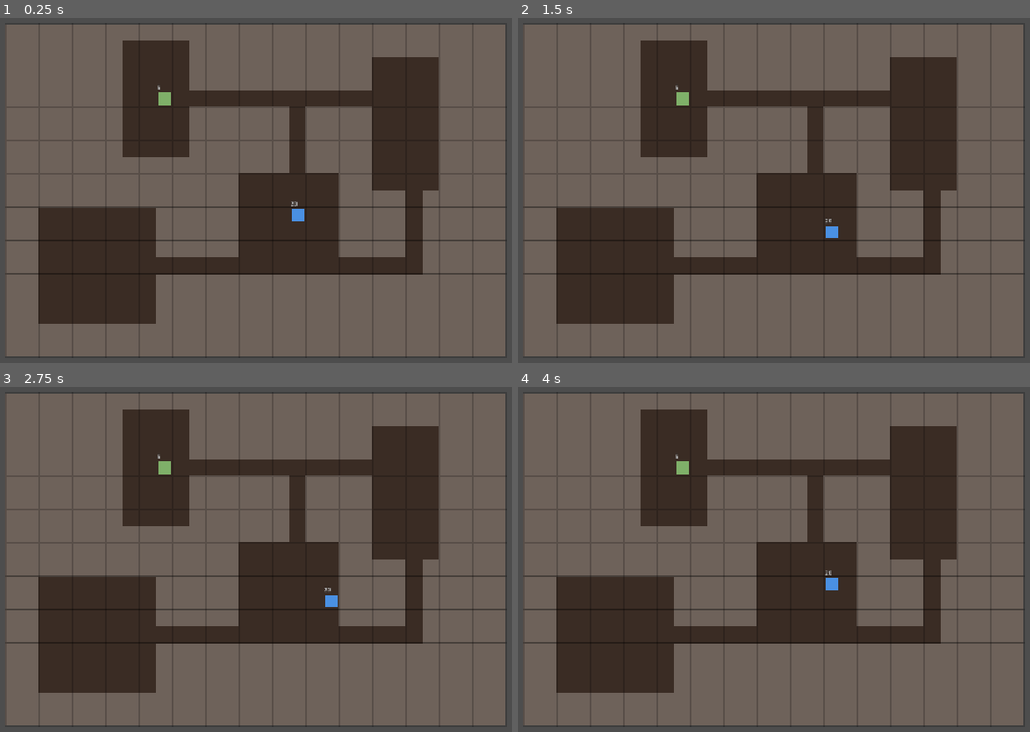
Above: before the commit, frames 1-4 (two rows, left to right).
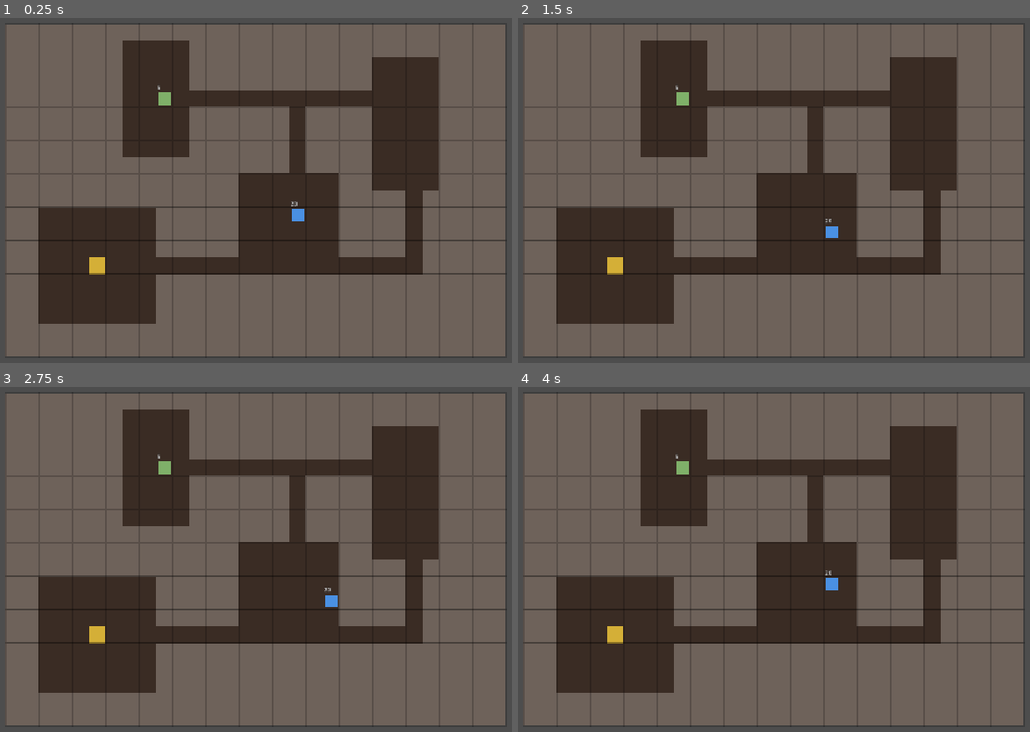
Above: after the commit, the same moments.

Repository: NicolasDeNigris91/Public_Roguelike
Game: Godot game, scene res://scenes/main.tscn
Same seed, same stepped clock (60 frames per second), same inputs: the game is played once before the commit and once after it.
Inputs:
- Up to frame 1 (0.25 s): no input
- Up to frame 2 (1.5 s): tap Enter at 0.5 s; hold Right 0.53-1.28 s; tap Space at 1.25 s; hold Down from 1.28 s (still down)
- Up to frame 3 (2.75 s): tap Enter at 2 s; release Down at 2.03 s; hold Right from 2.03 s (still down)
- Up to frame 4 (4 s): tap Space at 2.75 s; release Right at 2.78 s; hold Up 2.78-3.53 s; tap Enter at 3.5 s; hold Left from 3.53 s (still down)

The runs differ from the first frame. In frame 1, 0.2% of the frame differs, in the area x 17-21%, y 69-75%; in frame 2, 0.2%; in frame 3, 0.2%; in frame 4, 0.2%.

Commit message:
feat: sprint 3b - stairs and floor descent
- grid.gd: CellType.STAIRS (walkable), updated is_walkable
- actor.gd: moved(to_pos) signal emitted on every move_to
- dungeon.gd: stairs rendered gold (#d4af37), placed at last room center, regenerate() method
- main.gd: current_floor counter, _populate_floor scales enemy count + ATK, _descend on stairs step

Enemy count: floor N → min(N, 5) slimes. ATK bonus: +1 per 2 floors.

Diff:
--- a/scripts/actor.gd
+++ b/scripts/actor.gd
@@ -2,6 +2,7 @@
 extends Node2D
 
 signal died
+signal moved(to_pos: Vector2i)
 
 var grid_position: Vector2i
 var hp: int = 10
@@ -16,6 +17,7 @@
 func move_to(new_grid_pos: Vector2i) -> void:
 	grid_position = new_grid_pos
 	_sync_position()
+	moved.emit(new_grid_pos)
 
 func take_damage(amount: int) -> void:
 	hp = maxi(0, hp - amount)
--- a/scripts/dungeon.gd
+++ b/scripts/dungeon.gd
@@ -6,24 +6,37 @@
 
 const FLOOR_COLOR := Color("#3a2c24")
 const WALL_COLOR := Color("#6e625a")
+const STAIRS_COLOR := Color("#d4af37")
 const GRID_LINE_COLOR := Color(0, 0, 0, 0.2)
 
 var grid: Grid
 var rooms: Array[Rect2i] = []
+var stairs_position: Vector2i = Vector2i(-1, -1)
 var rng := RandomNumberGenerator.new()
 
 func _ready() -> void:
 	rng.randomize()
-	grid = Grid.new(WIDTH, HEIGHT)
-	rooms = DungeonGenerator.generate(grid, rng)
-	queue_redraw()
+	_generate_floor()
+
+func regenerate() -> void:
+	_generate_floor()
+
+func room_center(index: int) -> Vector2i:
+	var r := rooms[index]
+	return Vector2i(r.position.x + r.size.x / 2, r.position.y + r.size.y / 2)
 
 func grid_to_world(pos: Vector2i) -> Vector2:
 	return Vector2(pos.x, pos.y) * Grid.TILE_SIZE
 
-func room_center(index: int) -> Vector2i:
-	var r := rooms[index]
-	return Vector2i(r.position.x + r.size.x / 2, r.position.y + r.size.y / 2)
+func _generate_floor() -> void:
+	grid = Grid.new(WIDTH, HEIGHT)
+	rooms = DungeonGenerator.generate(grid, rng)
+	if rooms.size() > 1:
+		stairs_position = room_center(rooms.size() - 1)
+		grid.set_cell(stairs_position, Grid.CellType.STAIRS)
+	else:
+		stairs_position = Vector2i(-1, -1)
+	queue_redraw()
 
 func _draw() -> void:
 	var tile := float(Grid.TILE_SIZE)
@@ -31,7 +44,14 @@
 		for x in range(grid.width):
 			var pos := Vector2i(x, y)
 			var cell := grid.get_cell(pos)
-			var fill: Color = FLOOR_COLOR if cell == Grid.CellType.FLOOR else WALL_COLOR
+			var fill: Color
+			match cell:
+				Grid.CellType.FLOOR:
+					fill = FLOOR_COLOR
+				Grid.CellType.STAIRS:
+					fill = STAIRS_COLOR
+				_:
+					fill = WALL_COLOR
 			var rect := Rect2(x * tile, y * tile, tile, tile)
 			draw_rect(rect, fill)
 			draw_rect(rect, GRID_LINE_COLOR, false, 1.0)
--- a/scripts/grid.gd
+++ b/scripts/grid.gd
@@ -1,7 +1,7 @@
 class_name Grid
 extends RefCounted
 
-enum CellType { FLOOR, WALL }
+enum CellType { FLOOR, WALL, STAIRS }
 
 const TILE_SIZE: int = 32
 
@@ -31,4 +31,5 @@
 		cells[pos.y][pos.x] = cell_type
 
 func is_walkable(pos: Vector2i) -> bool:
-	return get_cell(pos) == CellType.FLOOR
+	var cell := get_cell(pos)
+	return cell == CellType.FLOOR or cell == CellType.STAIRS
--- a/scripts/main.gd
+++ b/scripts/main.gd
@@ -1,30 +1,61 @@
 extends Node2D
+
+const MAX_ENEMIES_PER_FLOOR: int = 5
 
 @onready var dungeon: Dungeon = $World/Dungeon
 @onready var entity_layer: Node2D = $World/EntityLayer
 @onready var player: Player = $World/EntityLayer/Player
 @onready var turn_manager: TurnManager = $TurnManager
 
+var current_floor: int = 1
+
 func _ready() -> void:
 	player.dungeon = dungeon
 	player.turn_manager = turn_manager
 	player.died.connect(_on_player_died)
+	player.moved.connect(_on_player_moved)
 	turn_manager.register_player(player)
 
+	_populate_floor()
+	print("Roguelike booted — Sprint 3b OK | Floor %d, %d rooms" % [current_floor, dungeon.rooms.size()])
+
+func _populate_floor() -> void:
 	if dungeon.rooms.size() >= 1:
 		player.move_to(dungeon.room_center(0))
-	if dungeon.rooms.size() >= 2:
-		_spawn_slime(dungeon.room_center(1))
 
-	print("Roguelike booted — Sprint 3a OK (%d rooms)" % dungeon.rooms.size())
+	var enemy_count := mini(current_floor, MAX_ENEMIES_PER_FLOOR)
+	var atk_bonus := (current_floor - 1) / 2
+	for i in range(enemy_count):
+		var room_index := i + 1
+		if room_index < dungeon.rooms.size():
+			_spawn_slime(dungeon.room_center(room_index), atk_bonus)
 
-func _spawn_slime(at: Vector2i) -> void:
+func _spawn_slime(at: Vector2i, atk_bonus: int = 0) -> void:
 	var slime := Slime.new()
 	entity_layer.add_child(slime)
 	slime.dungeon = dungeon
 	slime.turn_manager = turn_manager
+	slime.atk += atk_bonus
 	slime.move_to(at)
 	turn_manager.register_enemy(slime)
 
+func _descend() -> void:
+	current_floor += 1
+
+	for enemy in turn_manager.enemies.duplicate():
+		if is_instance_valid(enemy):
+			enemy.queue_free()
+	turn_manager.enemies.clear()
+
+	dungeon.regenerate()
+	_populate_floor()
+	print("Descended to Floor %d | %d rooms, %d enemies" % [
+		current_floor, dungeon.rooms.size(), turn_manager.enemies.size()
+	])
+
+func _on_player_moved(to_pos: Vector2i) -> void:
+	if dungeon.grid.get_cell(to_pos) == Grid.CellType.STAIRS:
+		_descend()
+
 func _on_player_died() -> void:
-	print("You died")
+	print("You died on Floor %d" % current_floor)
